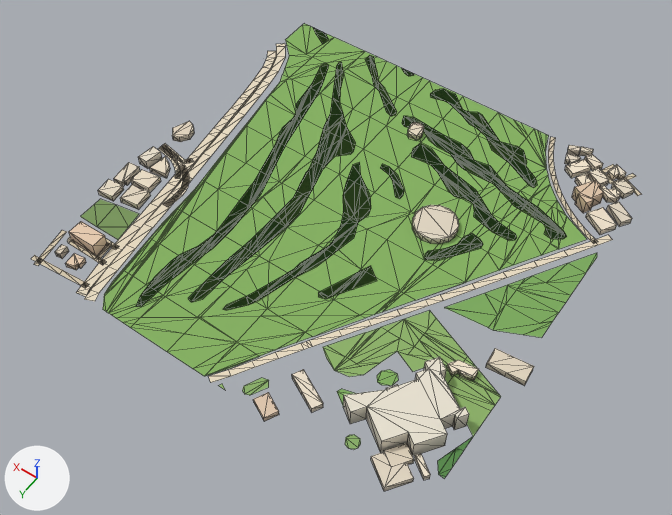
The glTF model public/assets/bengaluru-region-v1/tiles/t-2_2-l1.glb as it was, and as the next commit left it.
Rendered twice from a 50 mm camera at (-1133.0, 1812.0, 802.0) aimed at (-761.0, 1291.0, -17.0). Lighting does not change. The marker at lower left points along +X, +Y and +Z. The picture after the commit comes second. Mesh edges are drawn as thin lines. Vertices at exactly the same position are counted once.

In view in the first picture: 'building', 'ground'.
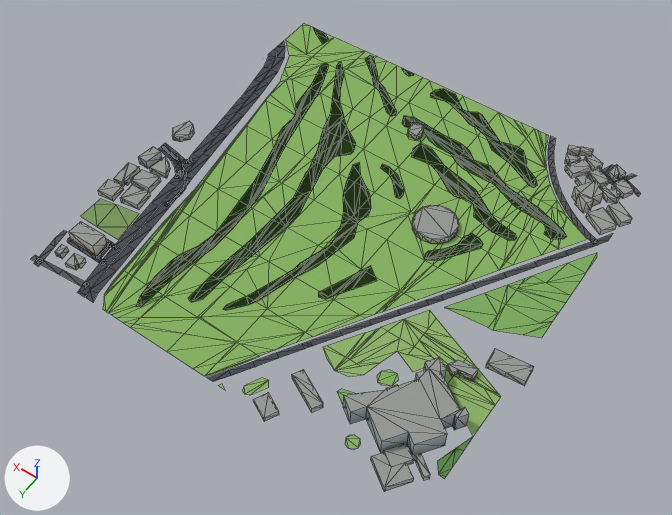
Where the change shows, as pixel boxes [x1, y1, x2, y2] in the pictures (672 x 515 px; the box of a moved part takes in the faces that stretch with it):
part 1 of me_building, recoloured: [55, 121, 634, 491] in both
part 2 of me_ground, moved or reshaped: before [164, 189, 186, 206]; after [165, 189, 185, 207]
part 3 of me_ground, rebuilt (33% narrower): before [178, 166, 189, 189]; after [180, 166, 187, 189]
part 4 of me_ground, rebuilt: before [159, 146, 184, 167]; after [161, 145, 183, 167]
part 5 of me_ground, moved or reshaped: before [34, 43, 285, 301]; after [34, 41, 285, 302]
part 6 of me_ground, moved or reshaped: before [549, 137, 641, 196]; after [549, 136, 641, 197]
part 7 of me_ground, moved or reshaped: before [209, 367, 255, 383]; after [206, 367, 253, 381]
part 8 of me_ground, moved or reshaped: before [594, 235, 612, 245]; after [594, 234, 612, 245]
part 9 of me_ground, recoloured: [31, 47, 636, 370] in both

The edits, one by one:
me_building is used by ob_building; location (-1000.0, 1000.0, 0.0).
me_building had 412 vertices, 552 faces and spanned x -13.0..508.0, y -3.0..504.0, z 0.0..24.0.
me_building now has 412 vertices, 690 faces and spans x -13.0..508.0, y -3.0..504.0, z 0.0..24.0.
me_building part 1: 552 kept faces spanning x -13.0..508.0, y -3.0..504.0, z 0.0..24.0 get new vertex colours.
me_ground is used by ob_ground; location (-1000.0, 1000.0, 0.0).
me_ground had 1137 vertices, 1409 faces and spanned x -3.0..505.0, y -1.0..502.0, z 1.0.
me_ground now has 1140 vertices, 1412 faces and spans x 0.0..500.0, y 0.0..500.0, z 1.0.
me_ground part 2: the loose piece of 8 vertices spanning x 427.0..436.0, y 322.0..355.0, z 1.0 is scaled about its middle by (0.483, 0.999, 1).
me_ground part 3: the loose piece of 8 vertices spanning x 429.0..460.0, y 294.0..325.0, z 1.0 is rebuilt with 8 vertices and now spans x 431.0..459.0, y 296.0..324.0, z 1.0.
me_ground part 4: the loose piece of 8 vertices spanning x 456.0..501.0, y 282.0..301.0, z 1.0 is rebuilt with 8 vertices and now spans x 457.0..500.0, y 284.0..299.0, z 1.0.
me_ground part 5: 87 vertices moved from x 412.0..501.0, y 49.0..501.0, z 1.0 to x 413.0..500.0, y 54.0..500.0, z 1.0; 15 vertices removed from x 403.0..505.0, y 53.0..502.0, z 1.0; 16 vertices added at x 403.0..500.0, y 46.0..500.0, z 1.0.
me_ground part 6: 5 vertices moved from x 15.0..127.0, y -1.0..1.0, z 1.0 to x 15.0..128.0, y 0.0, z 1.0; 8 vertices removed from x -1.0..50.0, y -1.0..29.0, z 1.0; 10 vertices added at x 0.0..51.0, y 0.0..30.0, z 1.0.
me_ground part 7: 1 vertex moved from x 247.0, y 498.0, z 1.0 to x 239.0, y 500.0, z 1.0; 2 vertices removed from x 229.0..240.0, y 485.0..502.0, z 1.0; 2 vertices added at x 229.0..248.0, y 484.0..500.0, z 1.0.
me_ground part 8: 2 vertices moved from x -3.0..3.0, y 101.0..105.0, z 1.0 to x 0.0, y 96.0..110.0, z 1.0.
me_ground part 9: 194 kept faces spanning x 0.0..500.0, y 0.0..500.0, z 1.0 get new vertex colours; the middle colour goes from beige #e9dcc3 to dark grey #45494f.
